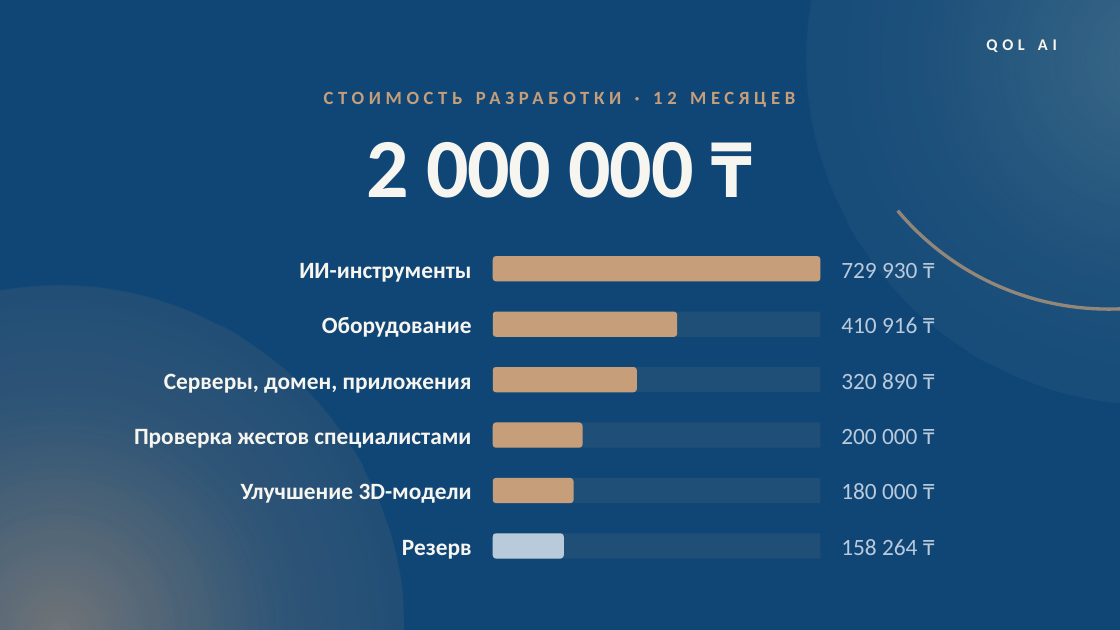
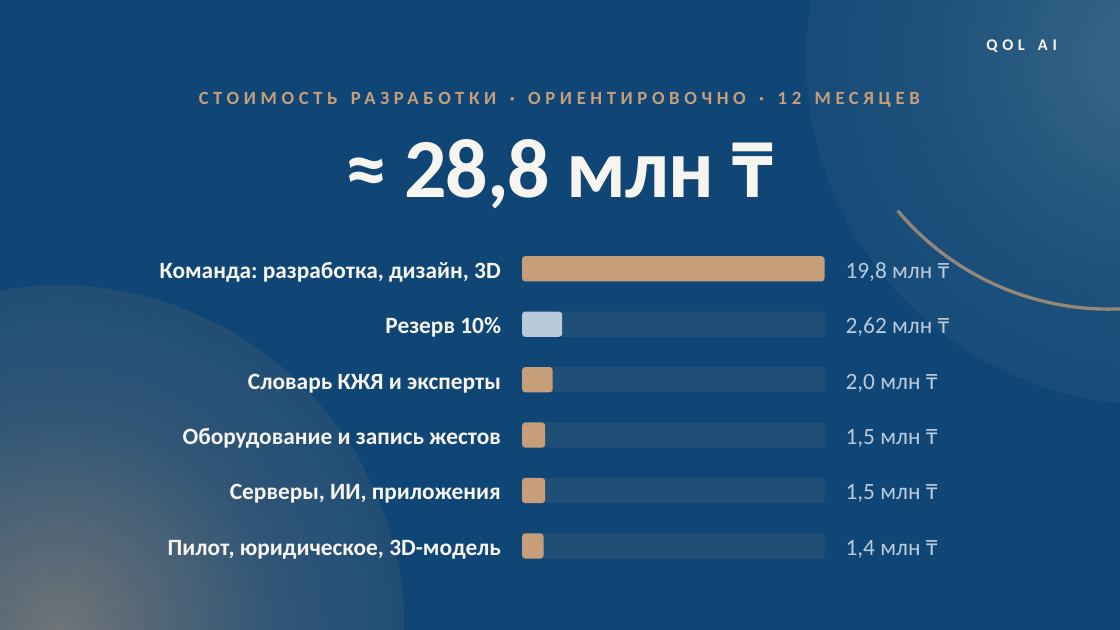
Before and after one commit to LofiSilent/Qol-Ai, a slide deck: slide 12 of presentation/QolAI_RU_Banks_qol-ai-app.pptx. Drawn at 1120x630 pixels with LibreOffice and Linux fonts; fonts in the diff are those of the drawing. Boxes give left, top, right and bottom in pixels: in the first picture for what was removed or moved away, otherwise in the second. Text is boxed around its words. In the diff, an @@ line names an element or a change of style, - is before the commit and + after.

Commit message:
Банки: слайд стоимости разработки с полной реалистичной оценкой (≈28,8 млн ₸)

```diff
--- a/presentation/QolAI_RU_Banks_qol-ai-app.pptx
+++ b/presentation/QolAI_RU_Banks_qol-ai-app.pptx
@@ text at [199, 92, 920, 107]: text changed @@
-СТОИМОСТЬ РАЗРАБОТКИ · 12 МЕСЯЦЕВ
+СТОИМОСТЬ РАЗРАБОТКИ · ОРИЕНТИРОВОЧНО · 12 МЕСЯЦЕВ
@@ text at [404, 139, 715, 208]: text changed @@
-2 000 000 ₸
+≈ 28,8 млн ₸
@@ text at [160, 262, 501, 282]: text changed @@
-ИИ-инструменты
+Команда: разработка, дизайн, 3D
@@ rectangle: place and size @@
-rectangle at [493, 256, 821, 281]
+rectangle at [523, 256, 825, 281]
@@ rounded rectangle: place and size @@
-rounded rectangle at [493, 256, 821, 281]
+rounded rectangle at [523, 256, 825, 281]
@@ text at [846, 262, 932, 281]: text changed @@
-729 930 ₸
+19,8 млн ₸
@@ text at [385, 317, 501, 337]: text changed @@
-Оборудование
+Резерв 10%
@@ rectangle: place and size @@
-rectangle at [493, 312, 821, 337]
+rectangle at [523, 312, 825, 337]
@@ rounded rectangle: place and size @@
-rounded rectangle at [493, 312, 678, 337]
+rounded rectangle at [523, 312, 563, 337]
@@ rounded rectangle at [523, 312, 563, 337]: fill #C69F7A to #B9CADB @@
@@ text at [846, 317, 932, 336]: text changed @@
-410 916 ₸
+2,62 млн ₸
@@ text at [248, 373, 501, 393]: text changed @@
-Серверы, домен, приложения
+Словарь КЖЯ и эксперты
@@ rectangle: place and size @@
-rectangle at [493, 367, 821, 392]
+rectangle at [523, 367, 825, 392]
@@ rounded rectangle: place and size @@
-rounded rectangle at [493, 367, 637, 392]
+rounded rectangle at [523, 367, 553, 392]
@@ text at [846, 374, 920, 392]: text changed @@
-320 890 ₸
+2,0 млн ₸
@@ text at [183, 428, 500, 448]: text changed @@
-Проверка жестов специалистами
+Оборудование и запись жестов
@@ rectangle: place and size @@
-rectangle at [493, 423, 821, 448]
+rectangle at [523, 423, 825, 448]
@@ rounded rectangle at [523, 423, 545, 448]: proportions changed @@
@@ rounded rectangle: place and size @@
-rounded rectangle at [493, 423, 583, 448]
+rounded rectangle at [523, 423, 545, 448]
@@ text at [846, 429, 920, 447]: text changed @@
-200 000 ₸
+1,5 млн ₸
@@ rectangle: place and size @@
-rectangle at [493, 478, 821, 503]
+rectangle at [523, 478, 825, 503]
@@ rounded rectangle: place and size @@
-rounded rectangle at [493, 478, 574, 503]
+rounded rectangle at [523, 478, 545, 503]
@@ rounded rectangle at [523, 478, 545, 503]: proportions changed @@
@@ text at [230, 483, 501, 503]: text changed @@
-Улучшение 3D-модели
+Серверы, ИИ, приложения
@@ text at [846, 484, 920, 502]: text changed @@
-180 000 ₸
+1,5 млн ₸
@@ text at [168, 539, 501, 559]: text changed @@
-Резерв
+Пилот, юридическое, 3D-модель
@@ rectangle: place and size @@
-rectangle at [493, 534, 821, 559]
+rectangle at [523, 534, 825, 559]
@@ rounded rectangle: place and size @@
-rounded rectangle at [493, 534, 565, 559]
+rounded rectangle at [523, 534, 544, 559]
@@ rounded rectangle at [523, 534, 544, 559]: fill #B9CADB to #C69F7A; proportions changed @@
@@ text at [846, 540, 920, 558]: text changed @@
-158 264 ₸
+1,4 млн ₸
```
Also in this commit, not shown: 2 other slides changed, 1 other file.
